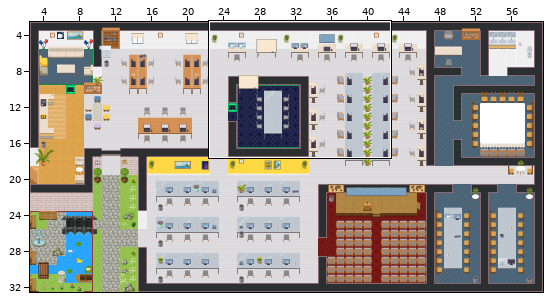
Tiled map (JSON) -- GAD-office.tmj. Above: a wide view before the commit, with the close-up outlined.
Close-up. Before the edit:
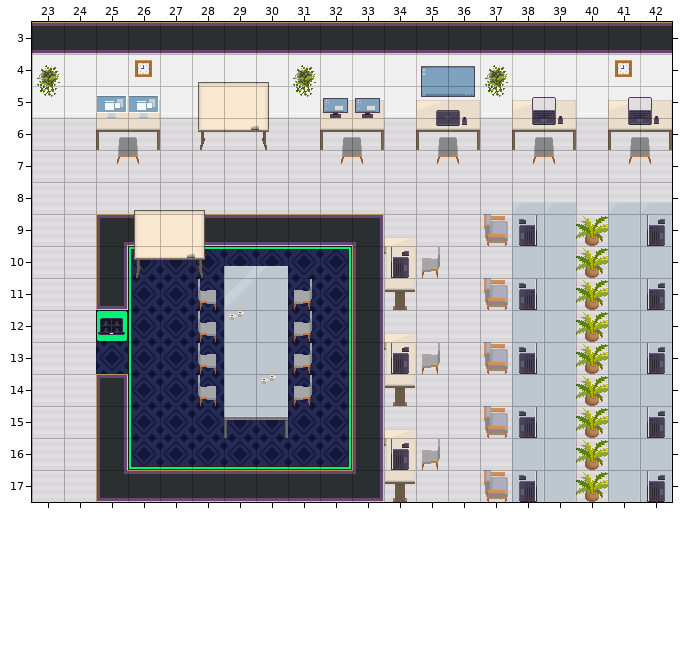
Cells are 32x32 px. Shown: x 23..42, y 3..17. The commit also changed other parts of the map, which this record leaves out.
Once edited:
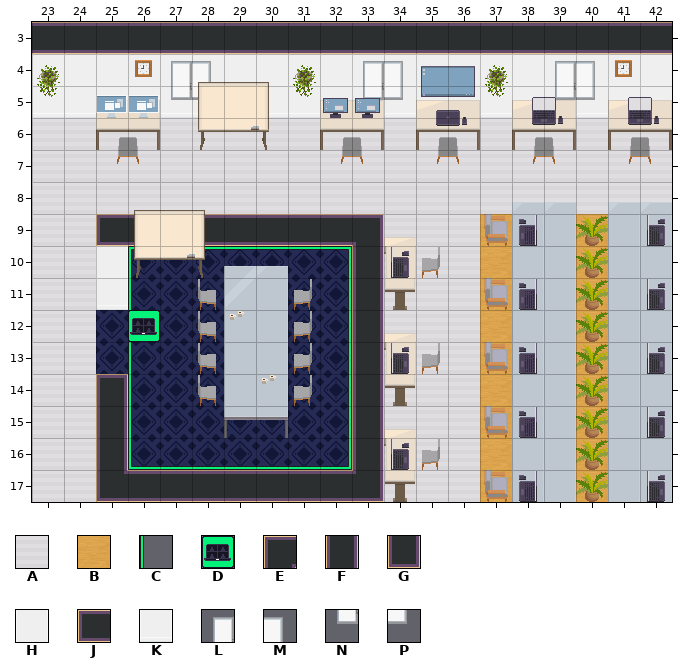
Key: from "Chunk 1": A 5, B 7, C 86, D 91, E 128, F 131, G 138, H 139, J 142, K 144, L 248, M 249; from "Chunk 2": N 7, P 8.
_ is an empty cell.
Difference:
Layer "floor/floor1":
The edit turns tile A into tile B in rows 9 to 17 at x 37 and 40.
Layer "floor/floor2":
The edit turns tile C into tile D in row 12 at x 26.
Tile D is removed in row 12 at x 25.
Layer "walls/walls1":
The edit turns tile F into tile H in row 10 at x 25.
The edit turns tile E into tile J in row 9 at x 25.
The edit turns tile G into tile K in row 11 at x 25.
Layer "walls/walls2":
There is now tile L in row 4 at x 27, 33 and 39.
There is now tile M in row 4 at x 28, 34 and 40.
There is now tile N in row 5 at x 27, 33 and 39.
There is now tile P in row 5 at x 28, 34 and 40.
